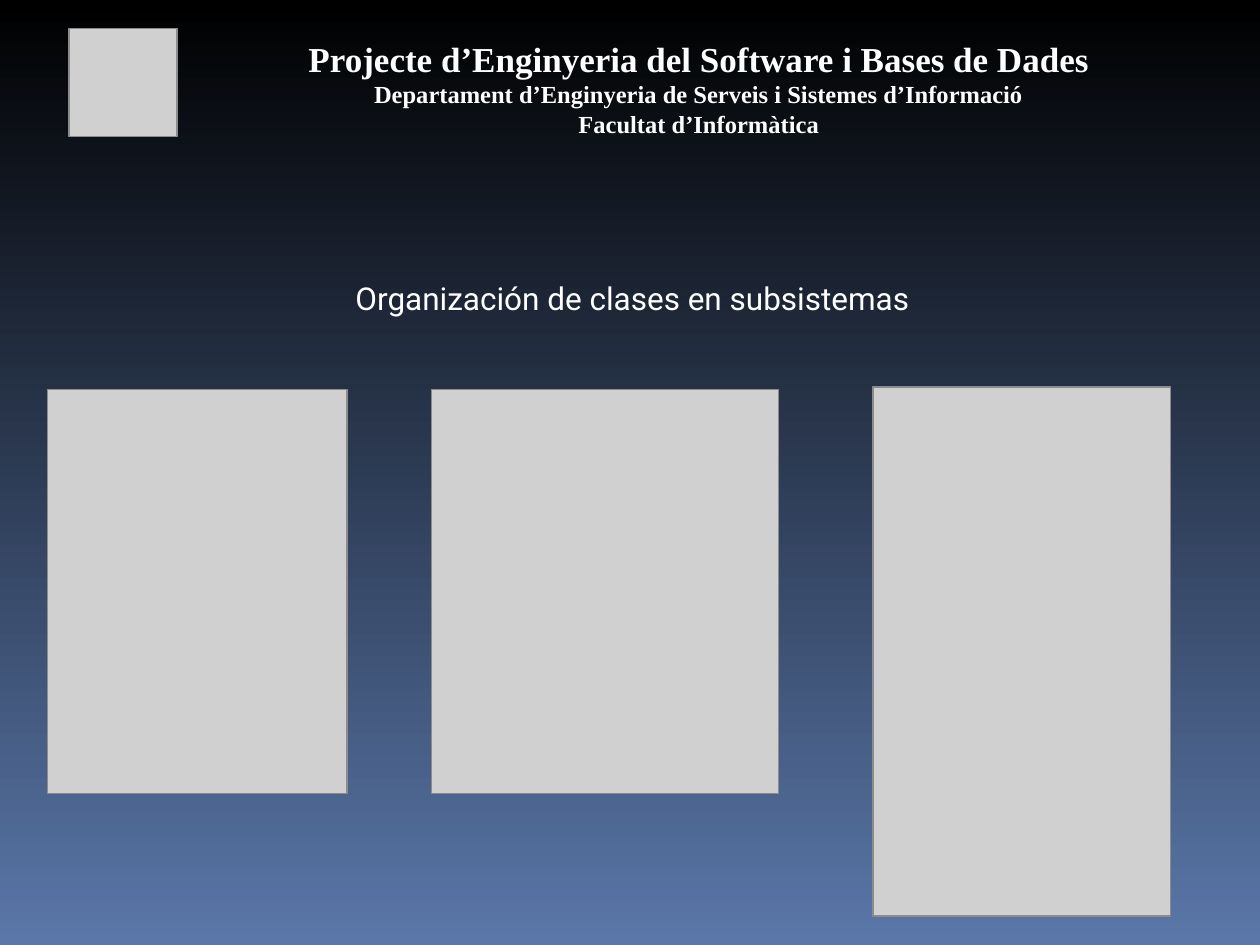
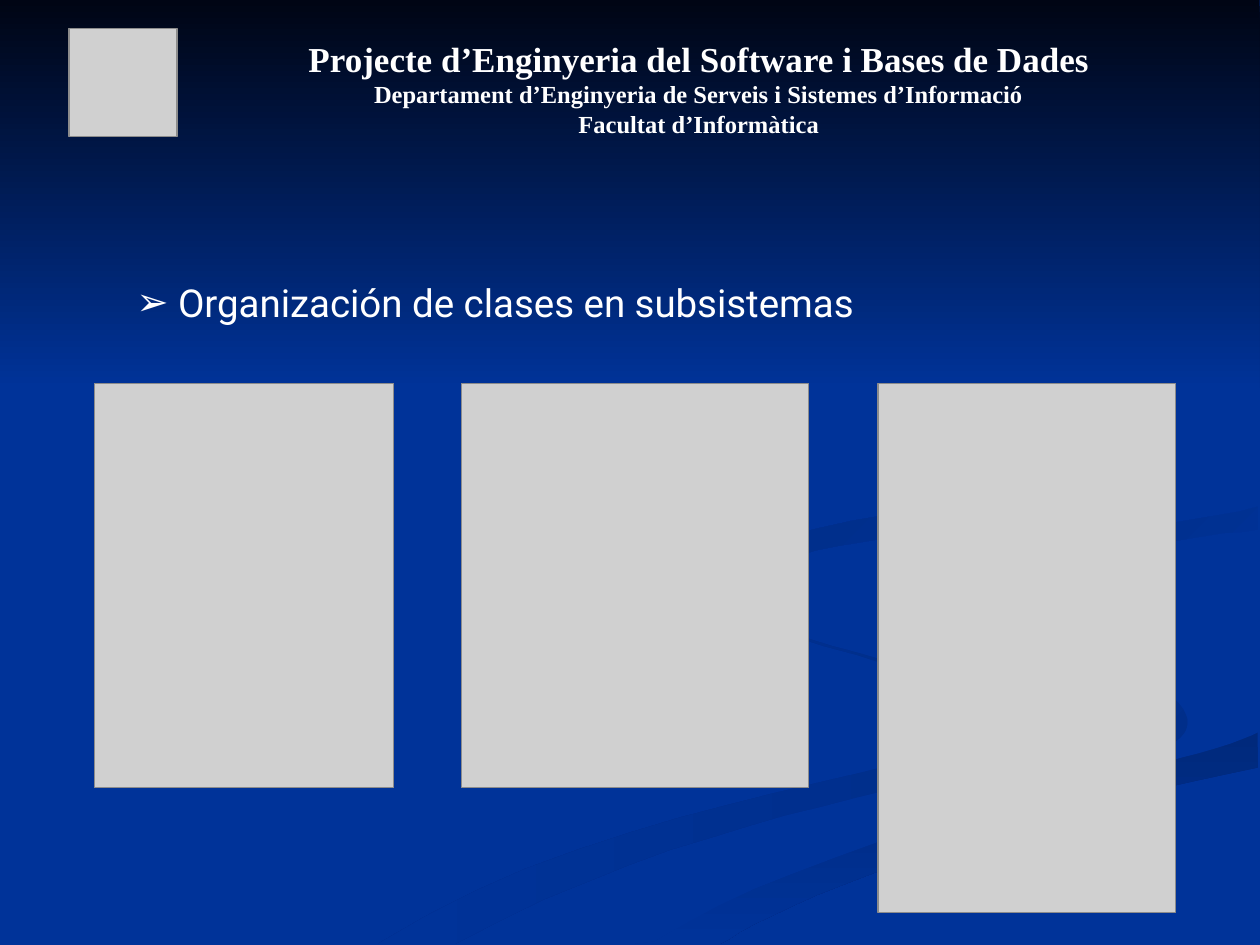
Before and after one commit to mvm9289/escfib, a slide deck: slide 11 of Docs/0910Q2-08-E-1.0-Presentacion.ppt (slide 12 before the commit). Drawn at 1260x945 pixels with LibreOffice and Linux fonts; fonts in the diff are those of the drawing; grey boxes stand for pictures. Boxes give left, top, right and bottom in pixels: in the first picture for what was removed or moved away, otherwise in the second. Text is boxed around its words. In the diff, an @@ line names an element or a change of style, - is before the commit and + after.

```diff
--- a/Docs/0910Q2-08-E-1.0-Presentacion.ppt
+++ b/Docs/0910Q2-08-E-1.0-Presentacion.ppt
@@ background gradient #000000 to #5A77A9 to #003399 @@
@@ group added at [0, 0, 1260, 944]: 7 freeform shapes @@
@@ text "Organización de clases en subsistemas" at [178, 288, 854, 325]: size 18 to 22 pt; alignment centre to left; bullet none to ➢ @@
@@ picture: place and size @@
-picture at [48, 389, 348, 794]
+picture at [94, 383, 394, 788]
@@ picture: place and size @@
-picture at [432, 389, 780, 794]
+picture at [461, 383, 809, 788]
@@ picture: place and size @@
-picture at [873, 387, 1171, 916]
+picture at [878, 383, 1176, 912]
```
Also in this commit, not shown: 23 other slides changed, 1 slide removed.
